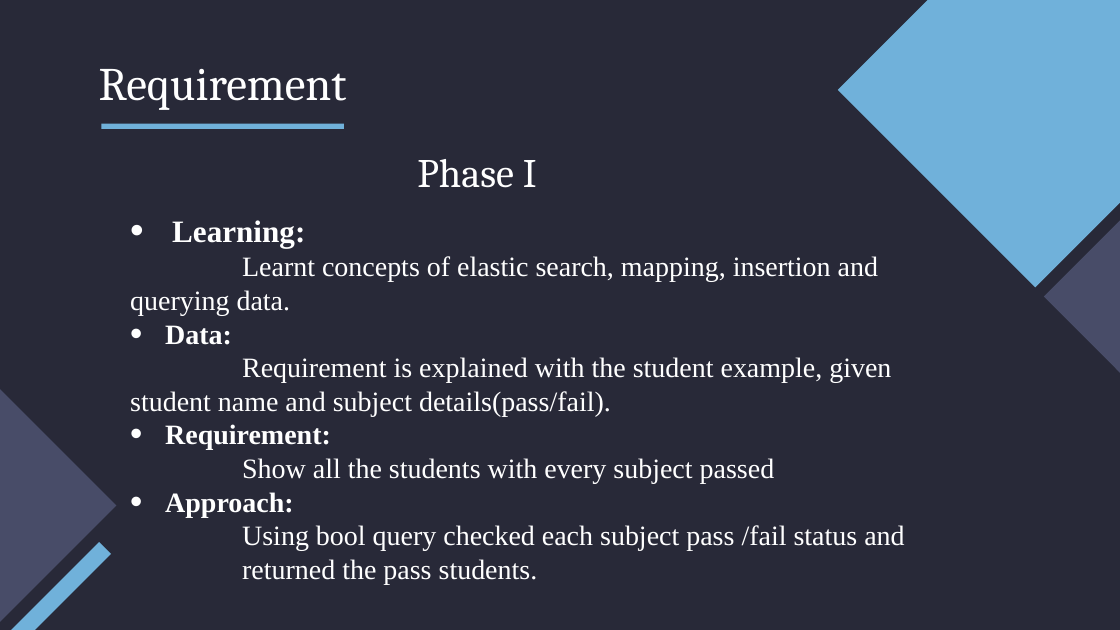
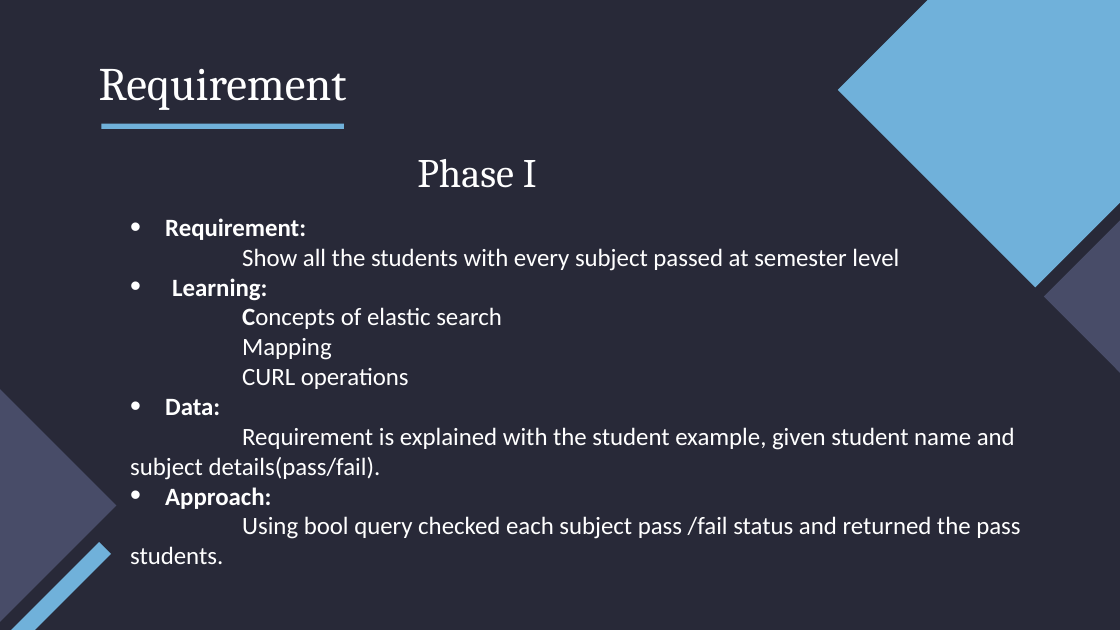
Before and after one commit to mehar-srinivas-chowdari/git-learning, a slide deck: slide 5 of Internship.pptx. Drawn at 1120x630 pixels with LibreOffice and Linux fonts; fonts in the diff are those of the drawing. Boxes give left, top, right and bottom in pixels: in the first picture for what was removed or moved away, otherwise in the second. Text is boxed around its words. In the diff, an @@ line names an element or a change of style, - is before the commit and + after.

```diff
--- a/Internship.pptx
+++ b/Internship.pptx
@@ text at (165,218,899,271): paragraphs added @@
+  • Requirement:
+  Show all the students with every subject passed at semester level
@@ text at (130,278,1020,564): size 20 to 16 pt in "Learning:"; font Times New Roman to Calibri in "Learning:", "Data:", "Requirement is explained with the student example, ...", "Approach:" and 1 more places; size 18 to 16 pt in "Data:", "Requirement is explained with the student example, ...", "Approach:", "Using bool query checked each subject pass ..." @@
@@ text at (242,307,502,389): text changed; size 18 to 16 pt; font Times New Roman to Calibri @@
-Learnt concepts of elastic search, mapping, insertion and querying data.
+    Concepts of elastic search
+    Mapping
+    CURL operations
@@ text at (165,424,775,484): paragraphs removed @@
-  • Requirement:
-  Show all the students with every subject passed
```
Also in this commit, not shown: 10 other slides changed.
